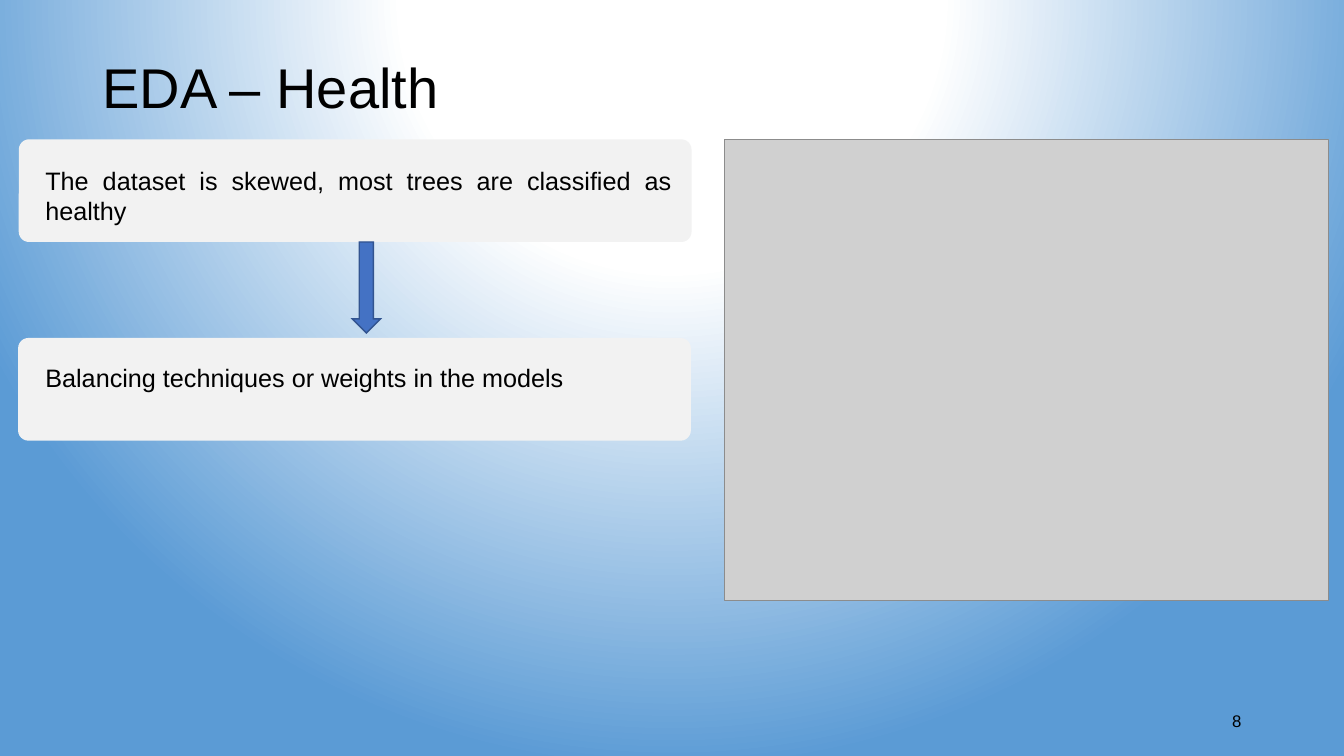
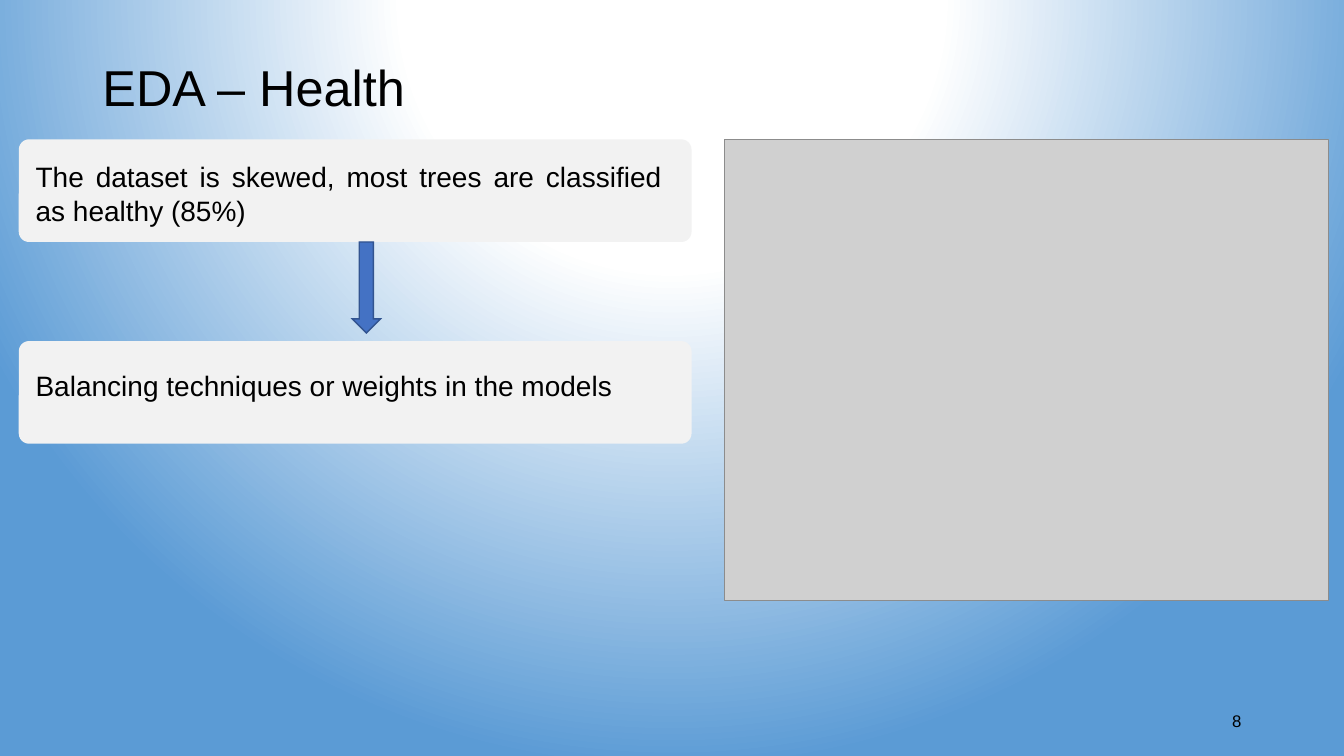
Before and after one commit to aspds18/Springboard_capstone1, a slide deck: slide 8 of Capstone1_presentation.pptx. Drawn at 1344x756 pixels with LibreOffice and Linux fonts; fonts in the diff are those of the drawing; grey boxes stand for pictures. Boxes give left, top, right and bottom in pixels: in the first picture for what was removed or moved away, otherwise in the second. Text is boxed around its words. In the diff, an @@ line names an element or a change of style, - is before the commit and + after.

```diff
--- a/Capstone1_presentation.pptx
+++ b/Capstone1_presentation.pptx
@@ title "EDA – Health" at bbox=[102, 69, 405, 107]: size 40 to 36 pt @@
@@ text at bbox=[36, 166, 661, 226]: text changed; size 18 to 20 pt @@
-The dataset is skewed, most trees are classified as healthy
+The dataset is skewed, most trees are classified as healthy (85%)
@@ text "Balancing techniques or weights in ...": place and size @@
-text "Balancing techniques or weights in ..." at bbox=[45, 368, 563, 393]
+text "Balancing techniques or weights in ..." at bbox=[36, 375, 611, 401]
@@ text "Balancing techniques or weights in ..." at bbox=[36, 375, 611, 401]: size 18 to 20 pt @@
```
Also in this commit, not shown: 14 other slides changed, 7 slides added.
